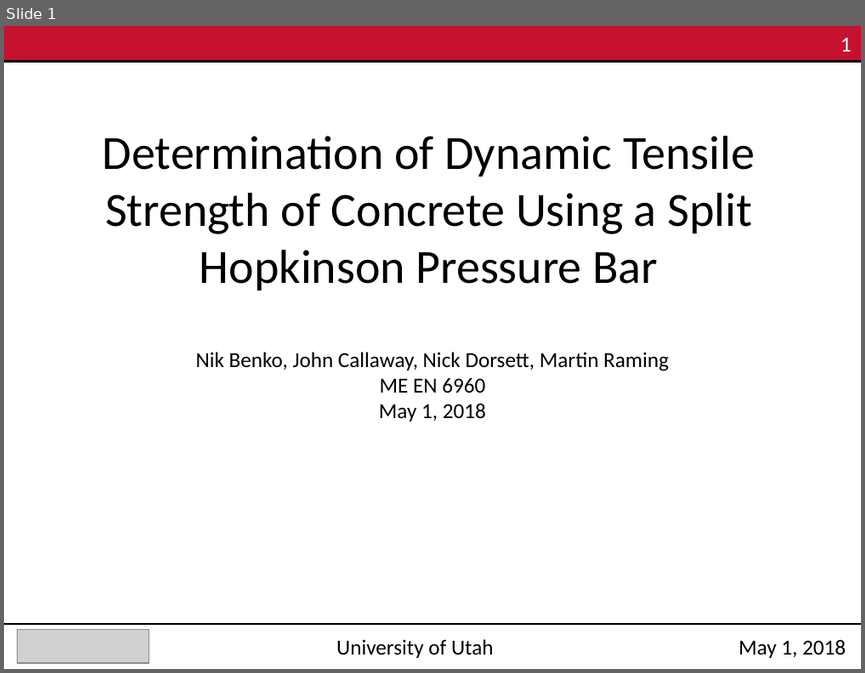
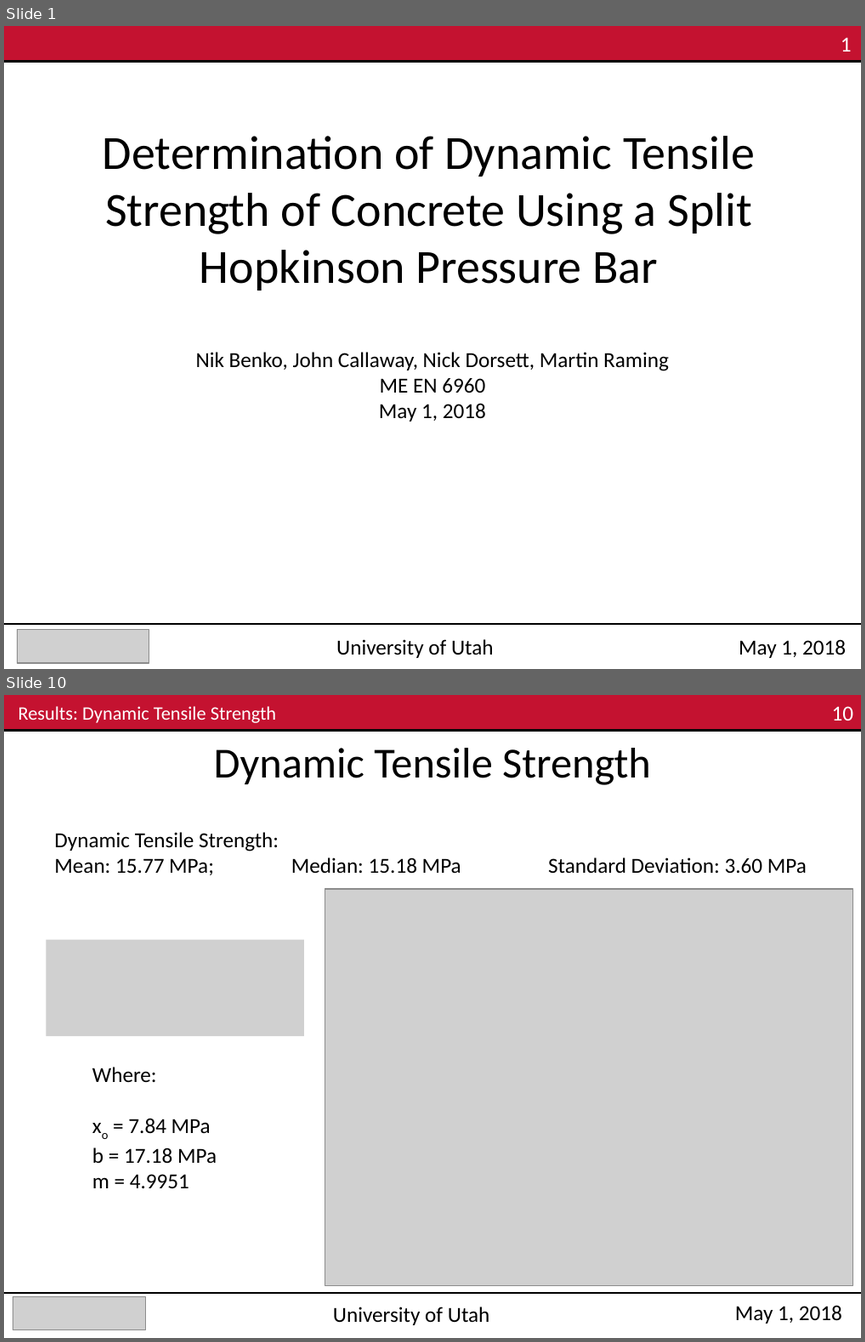
Before and after one commit to Mar-ten/PMAA_Fracture, a slide deck: ME EN 6960_Group4_Exp3.pptx. Shown one above the other, each under a label of ours: slide 1 before the commit, slides 1 and 10 after it; the slides between them are not shown. The pictures are 865x673 and 865x1342 pixels, drawn with LibreOffice and Linux fonts; fonts in the diff are those of the drawing; grey boxes stand for pictures. Boxes give left, top, right and bottom in pixels: in the first picture for what was removed or moved away, otherwise in the second. Text is boxed around its words. In the diff, an @@ line names an element or a change of style, - is before the commit and + after.

```diff
--- a/ME EN 6960_Group4_Exp3.pptx
+++ b/ME EN 6960_Group4_Exp3.pptx
@@ slide 10 added at (4,695,861,1338), background #FFFFFF @@
@@ rectangle added at (4,695,861,730), fill #C41230 @@
@@ text added at (18,706,276,723), 16 pt, text #FFFFFF @@
+Results: Dynamic Tensile Strength
@@ text added at (832,706,854,721), 18 pt, text #FFFFFF @@
+10
@@ line added from (4, 730) to (861, 730), #000000 2 pt @@
@@ text added at (214,748,651,785), 36 pt, text #000000 @@
+Dynamic Tensile Strength
@@ text added at (54,832,806,875), 18 pt, text #000000 @@
+Dynamic Tensile Strength:
+Mean: 15.77 MPa; Median: 15.18 MPa Standard Deviation: 3.60 MPa
@@ picture added at (324,889,853,1285) @@
@@ picture added at (46,939,304,1035) @@
@@ text added at (92,1066,216,1188), 18 pt, text #000000 @@
+Where:
+xo = 7.84 MPa
+b = 17.18 MPa
+m = 4.9951
@@ line added from (4, 1293) to (861, 1293), #000000 1 pt @@
@@ picture added at (13,1297,145,1330) @@
@@ text added at (333,1306,490,1325), 18 pt, text #000000 @@
+University of Utah
@@ text added at (735,1304,842,1323), 18 pt, text #000000 @@
+May 1, 2018
```
Also in this commit, not shown: 12 other slides added, 9 slides removed.
